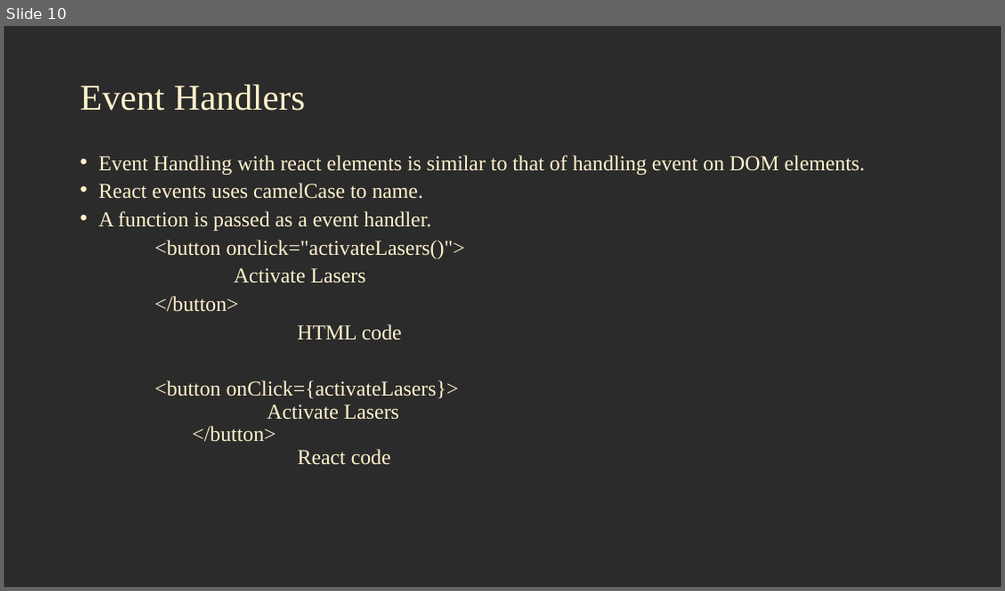
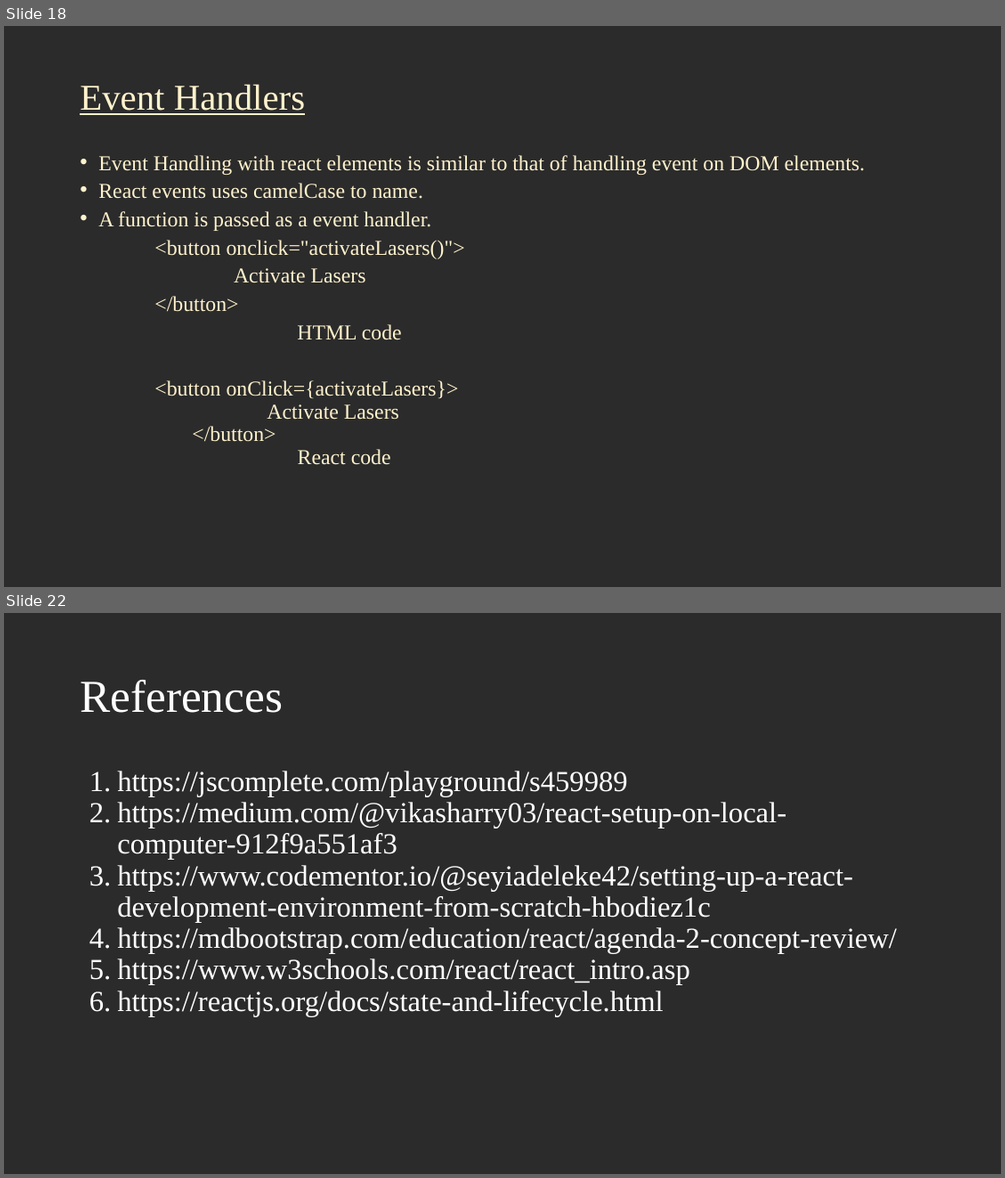
Before and after one commit to jscodebit/react_project, a slide deck: React Workshop.pptx. Shown one above the other, each under a label of ours: slide 10 before the commit, slides 18 and 22 after it; the slides between them are not shown. The pictures are 1005x591 and 1005x1178 pixels, drawn with LibreOffice and Linux fonts; fonts in the diff are those of the drawing; background and template pictures are left out; a plain dark background stands for a picture behind light text. Boxes give left, top, right and bottom in pixels: in the first picture for what was removed or moved away, otherwise in the second. Text is boxed around its words. In the diff, an @@ line names an element or a change of style, - is before the commit and + after.

```diff
--- a/React Workshop.pptx
+++ b/React Workshop.pptx
@@ slide 22 added at [4,613,1001,1174], background picture (left out) @@
@@ title added at [80,680,283,713], 44 pt, text #FFFFFF @@
+References
@@ text added at [117,771,897,1016], 28 pt, text #FFFFFF @@
+1. https://jscomplete.com/playground/s459989
+2. https://medium.com/@vikasharry03/react-setup-on-local-computer-912f9a551af3
+3. https://www.codementor.io/@seyiadeleke42/setting-up-a-react-development-environment-from-scratch-hbodiez1c
+4. https://mdbootstrap.com/education/react/agenda-2-concept-review/
+5. https://www.w3schools.com/react/react_intro.asp
+6. https://reactjs.org/docs/state-and-lifecycle.html
@@ what was slide 10 is now slide 18 @@
@@ slide 18 changed as well @@
@@ title "Event Handlers" at [80,84,305,115]: underline on @@
```
Also in this commit, not shown: 8 other slides changed, 14 other slides added, 1 slide removed, 6 other files.
